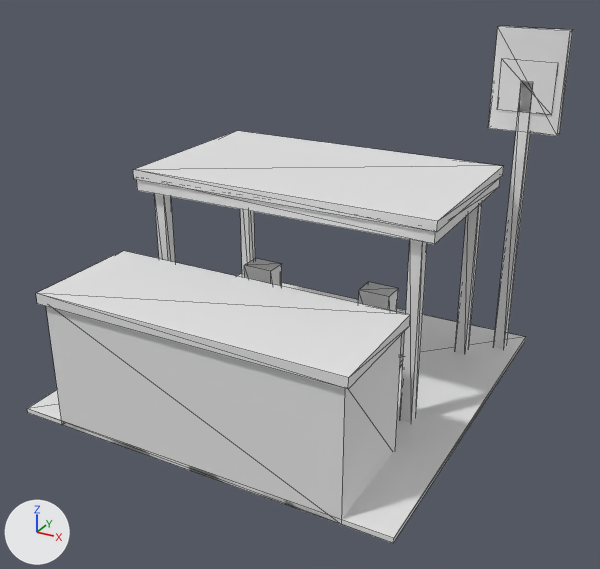
What one commit did to the glTF model assets/models/gas_station.glb.
Rendered twice from a 50 mm lens placed at (3.79, -6.82, 4.46), pointed at (0.18, -0.25, 1.18). Every picture has the same lights, and +X, +Y and +Z are marked at lower left. The picture after the commit comes second. Mesh edges are drawn as thin lines. Where no turn or scale is listed for an object, it has been applied to the vertices. Vertices at exactly the same position are counted once.

Names of what the first picture shows: 'Gas_station'.
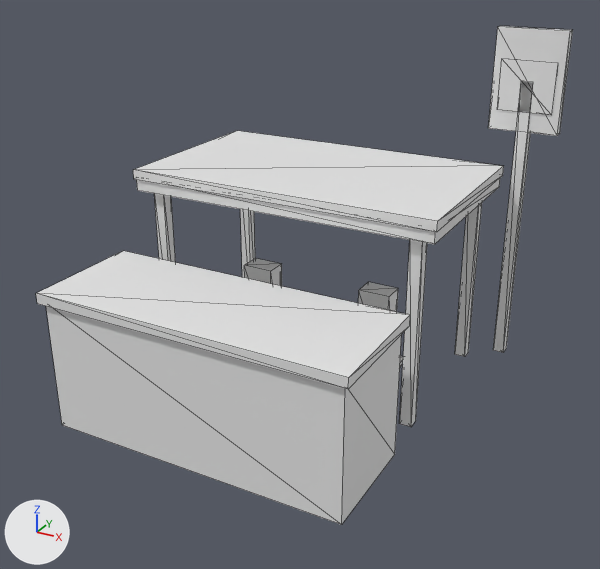
What changed in the scene script:
```text
Change me_gas_station:
    used by ob_gas_station; location = (0.0, 0.0, 0.0)
    remove me_gas_station.from_pydata(...)  # 168 vertices, 252 faces; spans x -1.95..2.1, y -2.0..1.95, z 0.0..3.5
    add me_gas_station.from_pydata(...)  # 160 vertices, 240 faces; spans x -1.62..2.1, y -2.0..1.66, z 0.0..3.5
    me_gas_station part 1: the loose piece of 8 vertices spanning x -1.95..1.95, y -1.95..1.95, z 0.0..0.05 is deleted
```

What differs and where, as boxes (x1, y1, x2, y2) in the pictures (600 x 569 px):
'Gas_station', reshaped
    before: (27, 26, 573, 543)
    after: (36, 26, 573, 525)
part 1 of me_gas_station, deleted
    before: (27, 274, 526, 543)
